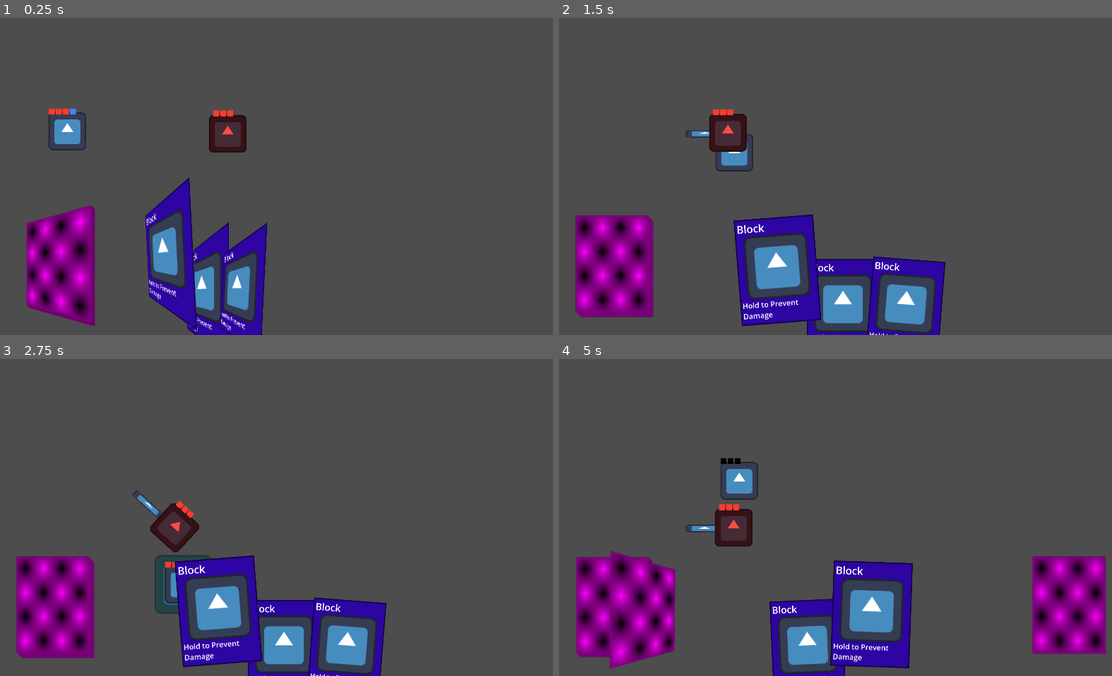
Above: before the commit, frames 1-4 (two rows, left to right).
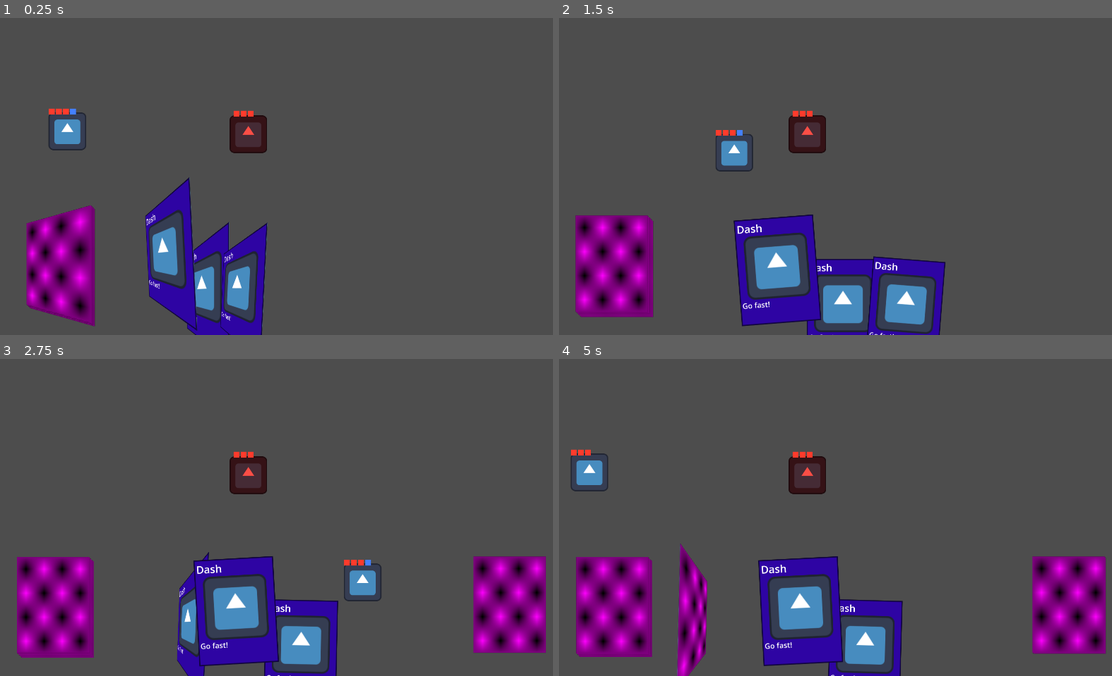
Above: after the commit, the same moments.

Repository: MamaDespik/GGJ-1
Game: Godot game, scene res://test.tscn
The game is run twice, just before and just after one commit, with the same random seed, the same clock (stepped at 60 frames per second) and the same inputs. The engine's default icon, where the game draws it, is replaced by a stand-in: a white triangle on a blue panel in a dark square.
Inputs (mouse positions are in pixels of both pictures, inside the frame that each line leads up to):
- Up to frame 1 (0.25 s): no input
- Up to frame 2 (1.5 s): tap Enter (ui_accept) at 0.5, 0.77 s; move the mouse to (968, 160) at 0.52 s; hold D (move_right) 0.53-1.28 s; hold Mouse wheel up (change_highlight_left) 0.53-1.28 s; move the mouse to (730, 192) at 1.27 s; hold S (move_down) from 1.28 s (still down); tap Mouse wheel down (change_highlight_right) at 1.35 s
- Up to frame 3 (2.75 s): tap Enter (ui_accept) at 1.52 s; move the mouse to (337, 447) at 2.02 s; release S (move_down) at 2.03 s; press the mouse at (337, 447) at 2.03 s; hold D (move_right) from 2.03 s (still down)
- Up to frame 4 (5 s): move the mouse to (813, 580) at 2.77 s; release D (move_right) at 2.78 s; release the mouse at (813, 580) at 2.78 s; hold W (move_up) 2.78-3.53 s; tap Mouse wheel up (change_highlight_left) at 2.85 s; tap Enter (ui_accept) at 3.02, 3.77, 4.52 s; move the mouse to (1012, 565) at 3.52 s; hold Mouse wheel down (change_highlight_right) 3.53-4.28 s; hold A (move_left) from 3.53 s (still down); move the mouse to (669, 469) at 4.27 s; click (669, 469) at 4.35 s

The runs differ from the first frame. In frame 1, 1.4% of the frame differs, in the area x 26-49%, y 29-99%; in frame 2, 2.1%; in frame 3, 14%; in frame 4, 15%, in the area x 2-64%, y 28-100%.

Commit message:
Boost Card

Diff:
--- /dev/null
+++ b/godovelopment-game-jam-1/Card Actions/dash_card_action.gd
@@ -0,0 +1,17 @@
+extends CardAction
+
+var speed_boost:float = 2000
+
+func start_invulnerability():
+	player.hurt_box.enabled = false
+	var boost_vector:Vector2 = Vector2(speed_boost, 0)
+	boost_vector = boost_vector.rotated(global_rotation)
+	player.velocity += boost_vector
+	player.boosting = true
+	return
+
+func stop_invulnerability():
+	player.hurt_box.enabled = true
+	player.boosting = false
+	queue_free()
+	return
--- /dev/null
+++ b/godovelopment-game-jam-1/Card Actions/dash_card_action.tscn
@@ -0,0 +1,54 @@
+[gd_scene load_steps=6 format=3 uid="uid://b6lckcpt4femf"]
+
+[ext_resource type="PackedScene" uid="uid://bixav0r3he737" path="res://Card Actions/card_action.tscn" id="1_s88k6"]
+[ext_resource type="Script" uid="uid://dvou7vb7mjxmq" path="res://Card Actions/dash_card_action.gd" id="2_rqwid"]
+
+[sub_resource type="Animation" id="Animation_rqwid"]
+resource_name = "RESET"
+length = 0.001
+
+[sub_resource type="Animation" id="Animation_ivvld"]
+resource_name = "go"
+length = 0.5
+tracks/0/type = "method"
+tracks/0/imported = false
+tracks/0/enabled = true
+tracks/0/path = NodePath(".")
+tracks/0/interp = 1
+tracks/0/loop_wrap = true
+tracks/0/keys = {
+"times": PackedFloat32Array(0),
+"transitions": PackedFloat32Array(1),
+"values": [{
+"args": [],
+"method": &"start_invulnerability"
+}]
+}
+tracks/1/type = "method"
+tracks/1/imported = false
+tracks/1/enabled = true
+tracks/1/path = NodePath(".")
+tracks/1/interp = 1
+tracks/1/loop_wrap = true
+tracks/1/keys = {
+"times": PackedFloat32Array(0.5),
+"transitions": PackedFloat32Array(1),
+"values": [{
+"args": [],
+"method": &"stop_invulnerability"
+}]
+}
+
+[sub_resource type="AnimationLibrary" id="AnimationLibrary_yby0u"]
+_data = {
+&"RESET": SubResource("Animation_rqwid"),
+&"go": SubResource("Animation_ivvld")
+}
+
+[node name="DashCardAction" instance=ExtResource("1_s88k6")]
+script = ExtResource("2_rqwid")
+
+[node name="AnimationPlayer" parent="." index="0"]
+libraries = {
+&"": SubResource("AnimationLibrary_yby0u")
+}
--- a/godovelopment-game-jam-1/Cards/cards_container.gd
+++ b/godovelopment-game-jam-1/Cards/cards_container.gd
@@ -12,7 +12,7 @@
 
 func _ready() -> void:
 	for i in 10:
-		var new_card:Card = load("res://Cards/block_card.tscn").instantiate()
+		var new_card:Card = load("res://Cards/dash_card.tscn").instantiate()
 		new_card.position = draw_pile.position
 		draw_pile.add_card(new_card)
 		new_card.used.connect(_on_card_used)
--- /dev/null
+++ b/godovelopment-game-jam-1/Cards/dash_card.tscn
@@ -0,0 +1,21 @@
+[gd_scene load_steps=5 format=3 uid="uid://c4nl0h0bw20bj"]
+
+[ext_resource type="PackedScene" uid="uid://cb2547m4s54t2" path="res://Cards/Card.tscn" id="1_wwyou"]
+[ext_resource type="PackedScene" uid="uid://b6lckcpt4femf" path="res://Card Actions/dash_card_action.tscn" id="2_tl8dp"]
+
+[sub_resource type="ViewportTexture" id="ViewportTexture_tl8dp"]
+viewport_path = NodePath("CardSprite/CardModelViewport")
+
+[sub_resource type="ViewportTexture" id="ViewportTexture_2qs8v"]
+viewport_path = NodePath("CardSprite/CardModelViewport/CardModel/CardFront/CardFrontViewport")
+
+[node name="DashCard" instance=ExtResource("1_wwyou")]
+card_title = "Dash"
+card_text = "Go fast!"
+card_action_scene = ExtResource("2_tl8dp")
+
+[node name="CardSprite" parent="." index="0"]
+texture = SubResource("ViewportTexture_tl8dp")
+
+[node name="CardFront" parent="CardSprite/CardModelViewport/CardModel" index="0"]
+texture = SubResource("ViewportTexture_2qs8v")
--- a/godovelopment-game-jam-1/Player/player.gd
+++ b/godovelopment-game-jam-1/Player/player.gd
@@ -5,6 +5,7 @@
 
 var direction:int
 var movement_disabled:int = 0
+var boosting:bool = false
 
 @onready var sprite_2d: Sprite2D = $Sprite2D
 @onready var state_machine: StateMachine = $StateMachine
--- a/godovelopment-game-jam-1/StateMachine/PlayerStates/idle_player_state.gd
+++ b/godovelopment-game-jam-1/StateMachine/PlayerStates/idle_player_state.gd
@@ -16,7 +16,8 @@
 	var input:Vector2 = Vector2(
 		Input.get_axis("move_left","move_right"),
 		Input.get_axis("move_up","move_down"))
-	if input != Vector2.ZERO and player_parent.movement_disabled <= 0:
+	if (input != Vector2.ZERO or player_parent.boosting) and \
+	 player_parent.movement_disabled <= 0:
 		return walking_player_state
 
 	player_parent.apply_friction(delta)
--- a/godovelopment-game-jam-1/StateMachine/PlayerStates/walking_player_state.gd
+++ b/godovelopment-game-jam-1/StateMachine/PlayerStates/walking_player_state.gd
@@ -18,11 +18,12 @@
 		Input.get_axis("move_left","move_right"),
 		Input.get_axis("move_up","move_down"))
 	player_parent.handle_acceleration(input, delta)
-	if input == Vector2.ZERO or player_parent.movement_disabled > 0:
+	if (input == Vector2.ZERO and !player_parent.boosting) or\
+	 player_parent.movement_disabled > 0:
 		return idle_player_state
-
-	var angle:float = Vector2(0,0).angle_to_point(input)
-	player_parent.card_actions.rotation = angle
+	if input != Vector2.ZERO:
+		var angle:float = Vector2(0,0).angle_to_point(input)
+		player_parent.card_actions.rotation = angle
 	if input.x > 0:
 		if abs(input.x) > abs(input.y): #right
 			player_parent.start_animation("walk_sideways")
--- a/godovelopment-game-jam-1/test.tscn
+++ b/godovelopment-game-jam-1/test.tscn
@@ -11,7 +11,7 @@
 
 [node name="Enemy" parent="." node_paths=PackedStringArray("player") instance=ExtResource("2_6uqi0")]
 position = Vector2(844, 396)
-sight_range = 1000.0
+sight_range = 1.0
 player = NodePath("../Player")
 
 [node name="CardsContainer" parent="." node_paths=PackedStringArray("player") instance=ExtResource("3_6uqi0")]
Not shown, added: godovelopment-game-jam-1/Card Actions/dash_card_action.gd.uid
Not shown, changed: TODO.txt
